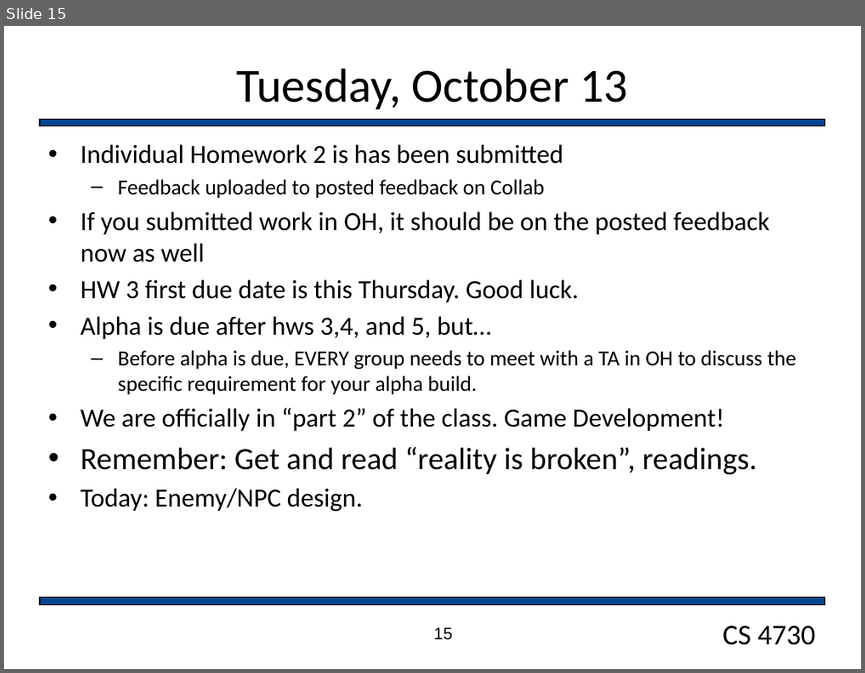
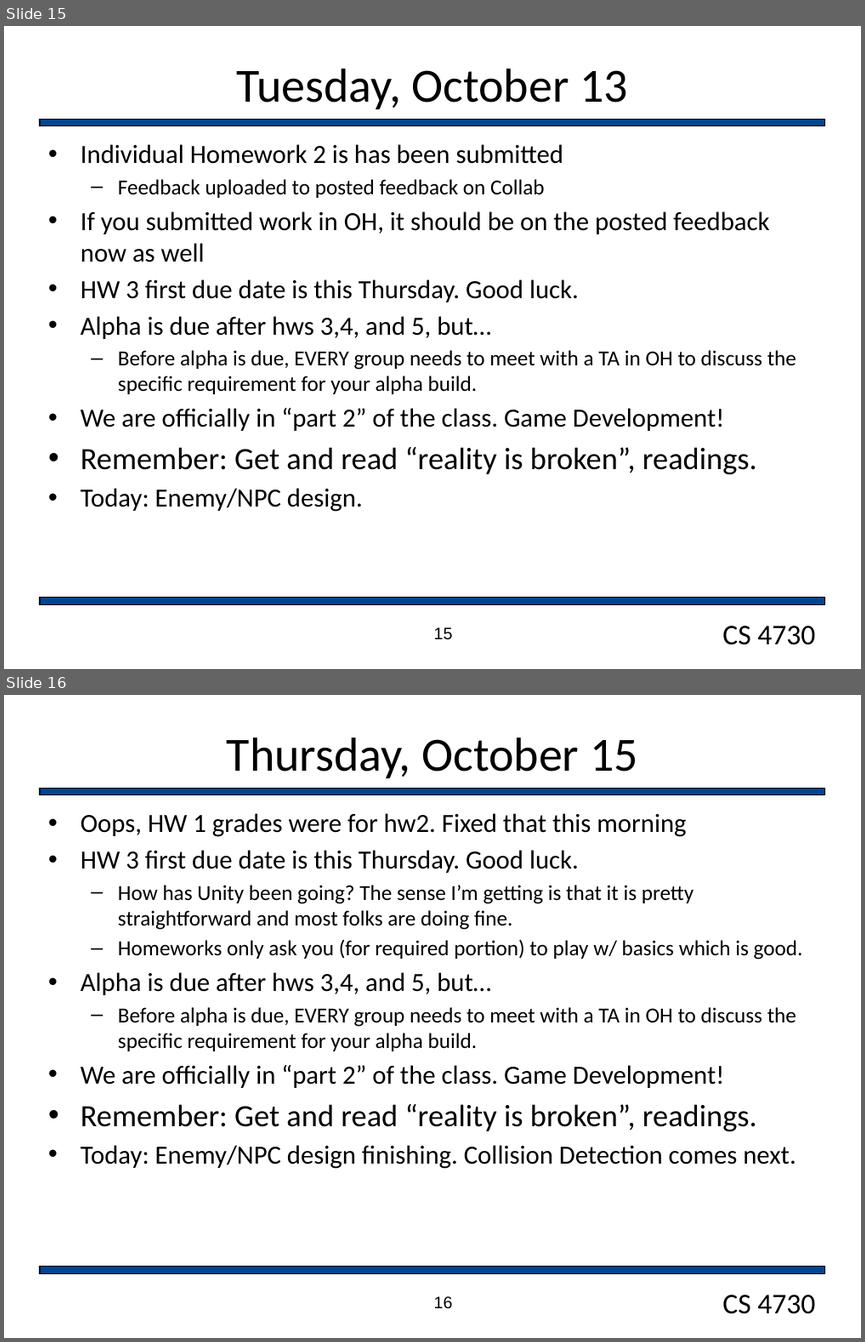
Before and after one commit to markfloryan/gamedesign, a slide deck: slides/dailyAnnouncements.pptx. Shown one above the other, each under a label of ours: slide 15 before the commit, slides 15 and 16 after it. The pictures are 865x673 and 865x1342 pixels, drawn with LibreOffice and Linux fonts; fonts in the diff are those of the drawing; background and template pictures are left out. Boxes give left, top, right and bottom in pixels: in the first picture for what was removed or moved away, otherwise in the second. Text is boxed around its words. In the diff, an @@ line names an element or a change of style, - is before the commit and + after.

```diff
--- a/slides/dailyAnnouncements.pptx
+++ b/slides/dailyAnnouncements.pptx
@@ slide 16 added at [4, 695, 861, 1338], background #FFFFFF; not listed: 3 template elements that a slide beside it also shows @@
@@ title added at [227, 737, 638, 778], 40 pt, text #000000 @@
+Thursday, October 15
@@ text added at [80, 813, 803, 1168], 18 pt, text #000000 @@
+• Oops, HW 1 grades were for hw2. Fixed that this morning
+• HW 3 first due date is this Thursday. Good luck.
+  – How has Unity been going? The sense I’m getting is that it is pretty straightforward and most folks are doing fine.
+  – Homeworks only ask you (for required portion) to play w/ basics which is good.
+• Alpha is due after hws 3,4, and 5, but…
+  – Before alpha is due, EVERY group needs to meet with a TA in OH to discuss the specific requirement for your alpha build.
+• We are officially in “part 2” of the class. Game Development!
+• Remember: Get and read “reality is broken”, readings.
+• Today: Enemy/NPC design finishing. Collision Detection comes next.
@@ page number added at [434, 1296, 453, 1309], 14 pt, text #000000 @@
+16
```
Also in this commit, not shown: 4 other slides added, 3 other files.
